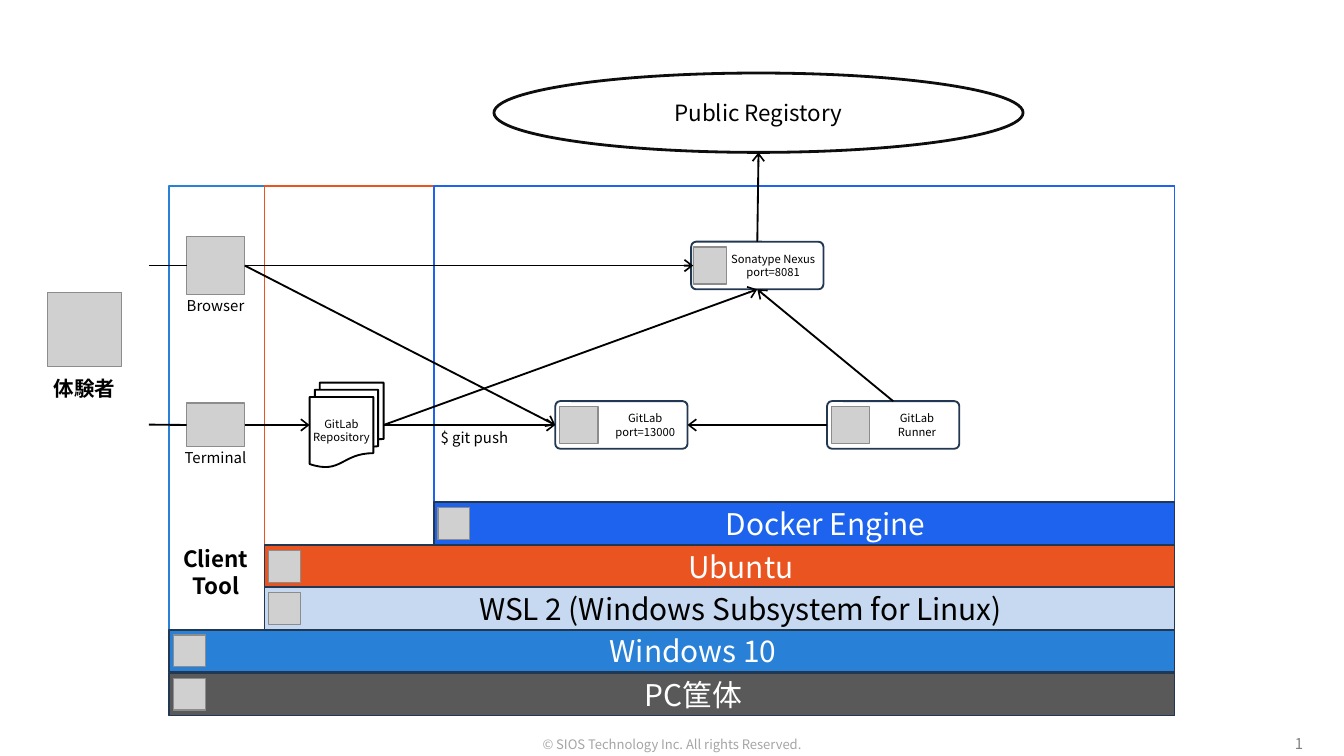
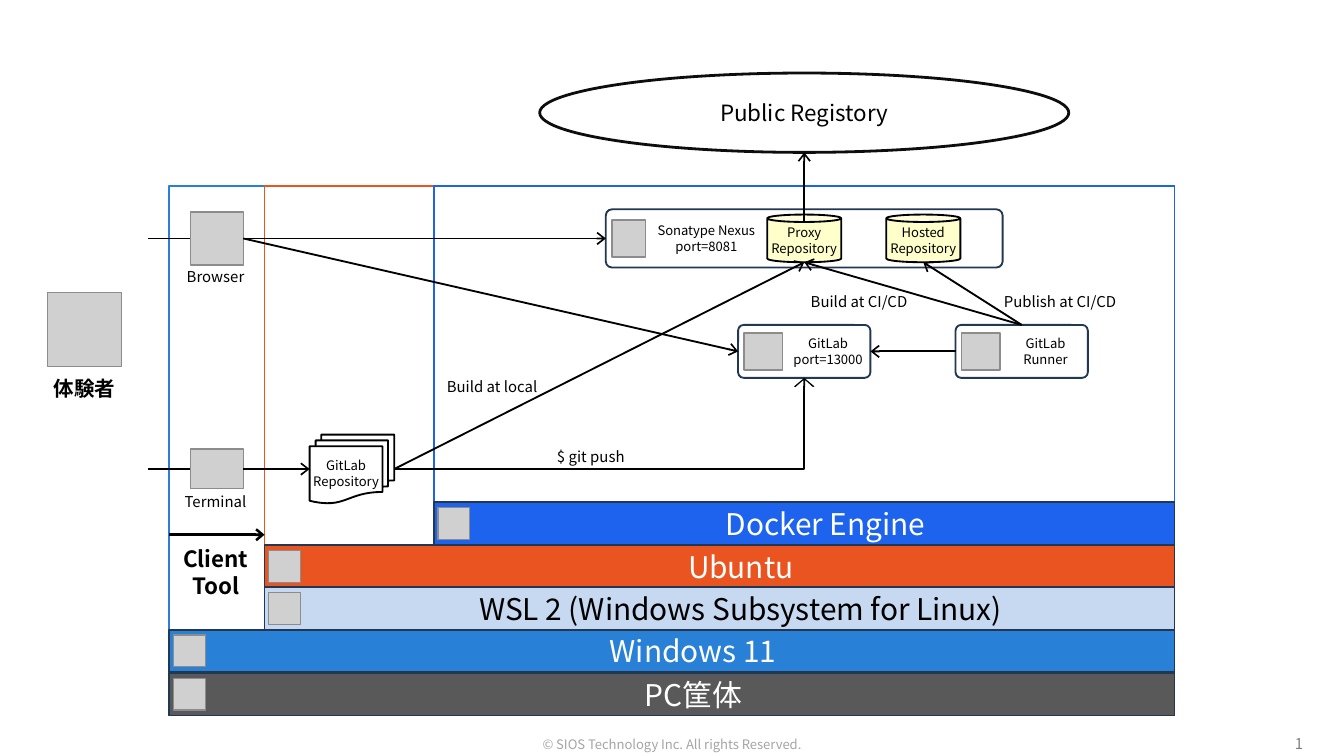
Before and after one commit to Toshiharu-Konuma-sti/my-skilling, a slide deck: slide 1 of sonatype-nexus/proxy-repository/image/hands-on-sonatype-nexus_overview.pptx. Drawn at 1344x756 pixels with LibreOffice and Linux fonts; fonts in the diff are those of the drawing; grey boxes stand for pictures; background and template pictures are left out. Boxes give left, top, right and bottom in pixels: in the first picture for what was removed or moved away, otherwise in the second. Text is boxed around its words. In the diff, an @@ line names an element or a change of style, - is before the commit and + after.

```diff
--- a/sonatype-nexus/proxy-repository/image/hands-on-sonatype-nexus_overview.pptx
+++ b/sonatype-nexus/proxy-repository/image/hands-on-sonatype-nexus_overview.pptx
@@ ellipse "Public Registory": place and size @@
-ellipse "Public Registory" at bbox=[495, 73, 1024, 152]
+ellipse "Public Registory" at bbox=[540, 73, 1070, 152]
@@ arrow moved from (757, 242) - (758, 152) to (804, 222) - (804, 152) @@
@@ line moved from (149, 266) - (187, 266) to (148, 238) - (191, 238) @@
@@ picture: place and size @@
-picture at bbox=[187, 237, 245, 294]
+picture at bbox=[191, 212, 243, 265]
@@ arrow moved from (245, 266) - (694, 266) to (243, 238) - (606, 238) @@
@@ arrow moved from (245, 266) - (555, 425) to (243, 238) - (738, 351) @@
@@ rounded rectangle "Sonatype Nexus": place and size @@
-rounded rectangle "Sonatype Nexus" at bbox=[691, 242, 823, 289]
+rounded rectangle "Sonatype Nexus" at bbox=[606, 210, 1003, 267]
@@ picture: place and size @@
-picture at bbox=[694, 247, 727, 285]
+picture at bbox=[612, 220, 645, 258]
@@ cylinder added at bbox=[767, 215, 841, 262], fill #FFFFCC, outline #000000 1 pt, 7 pt, text #000000 @@
+Proxy
+Repository
@@ cylinder added at bbox=[886, 215, 960, 262], fill #FFFFCC, outline #000000 1 pt, 7 pt, text #000000 @@
+Hosted
+Repository
@@ text "Browser": place and size @@
-text "Browser" at bbox=[187, 300, 245, 311]
+text "Browser" at bbox=[187, 271, 245, 282]
@@ arrow moved from (384, 425) - (757, 289) to (394, 469) - (804, 262) @@
@@ arrow added from (1021, 325) to (804, 262), #000000 1 pt @@
@@ arrow moved from (894, 402) - (757, 289) to (1021, 325) - (923, 262) @@
@@ text added at bbox=[811, 292, 907, 310], 8 pt, text #000000 @@
+Build at CI/CD
@@ text added at bbox=[1004, 295, 1116, 310], 8 pt, text #000000 @@
+Publish at CI/CD
@@ size 6 to 7 pt in 4 elements at bbox=[309, 434, 394, 503], bbox=[606, 210, 1003, 267], bbox=[956, 325, 1087, 378], bbox=[738, 325, 870, 378] @@
@@ rounded rectangle "GitLab": place and size @@
-rounded rectangle "GitLab" at bbox=[555, 402, 687, 449]
+rounded rectangle "GitLab" at bbox=[738, 325, 870, 378]
@@ rounded rectangle "GitLab": place and size @@
-rounded rectangle "GitLab" at bbox=[827, 402, 958, 449]
+rounded rectangle "GitLab" at bbox=[956, 325, 1087, 378]
@@ picture: place and size @@
-picture at bbox=[559, 406, 598, 444]
+picture at bbox=[745, 333, 784, 371]
@@ arrow moved from (827, 425) - (688, 425) to (956, 351) - (871, 351) @@
@@ picture: place and size @@
-picture at bbox=[831, 406, 870, 444]
+picture at bbox=[961, 333, 1000, 371]
@@ elbow arrow added from (394, 469) to (804, 378), #000000 1 pt @@
@@ text added at bbox=[447, 380, 537, 397], 8 pt, text #000000 @@
+Build at local
@@ picture: place and size @@
-picture at bbox=[187, 403, 245, 446]
+picture at bbox=[191, 449, 243, 489]
@@ flow chart multidocument "GitLab": place and size @@
-flow chart multidocument "GitLab" at bbox=[309, 383, 383, 468]
+flow chart multidocument "GitLab" at bbox=[309, 434, 394, 503]
@@ arrow removed from (384, 425) to (555, 425) @@
@@ text "$ git push": place and size @@
-text "$ git push" at bbox=[452, 431, 508, 447]
+text "$ git push" at bbox=[569, 450, 624, 466]
@@ line moved from (149, 425) - (187, 425) to (148, 469) - (191, 469) @@
@@ arrow moved from (245, 425) - (309, 425) to (243, 469) - (309, 469) @@
@@ text "Terminal": place and size @@
-text "Terminal" at bbox=[185, 451, 247, 463]
+text "Terminal" at bbox=[185, 495, 247, 507]
@@ arrow added from (169, 535) to (265, 535), #000000 1.5 pt @@
@@ text in rectangle at bbox=[610, 638, 776, 663]: text changed @@
-Windows 10
+Windows 11
```
Also in this commit, not shown: 2 other files.
